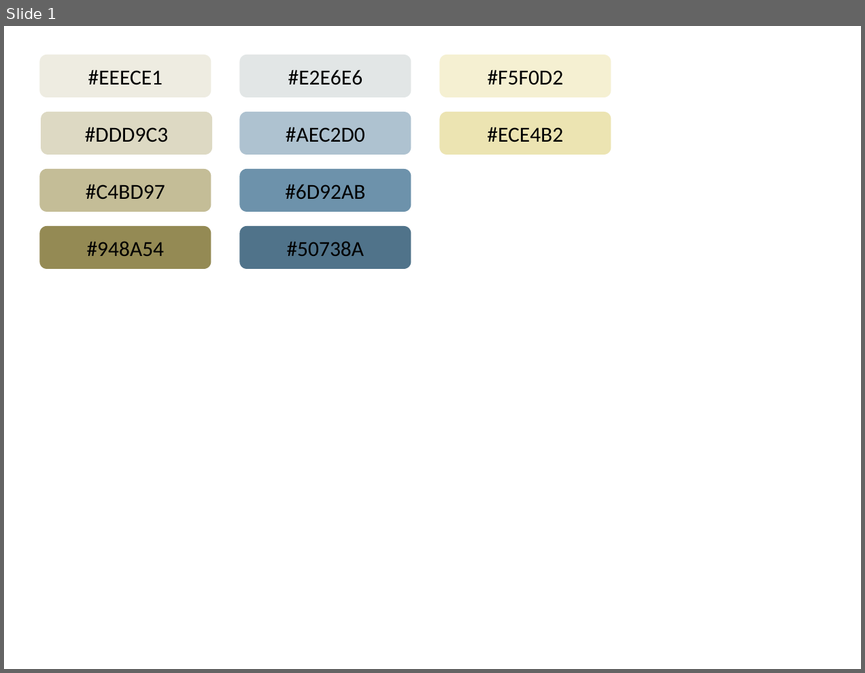
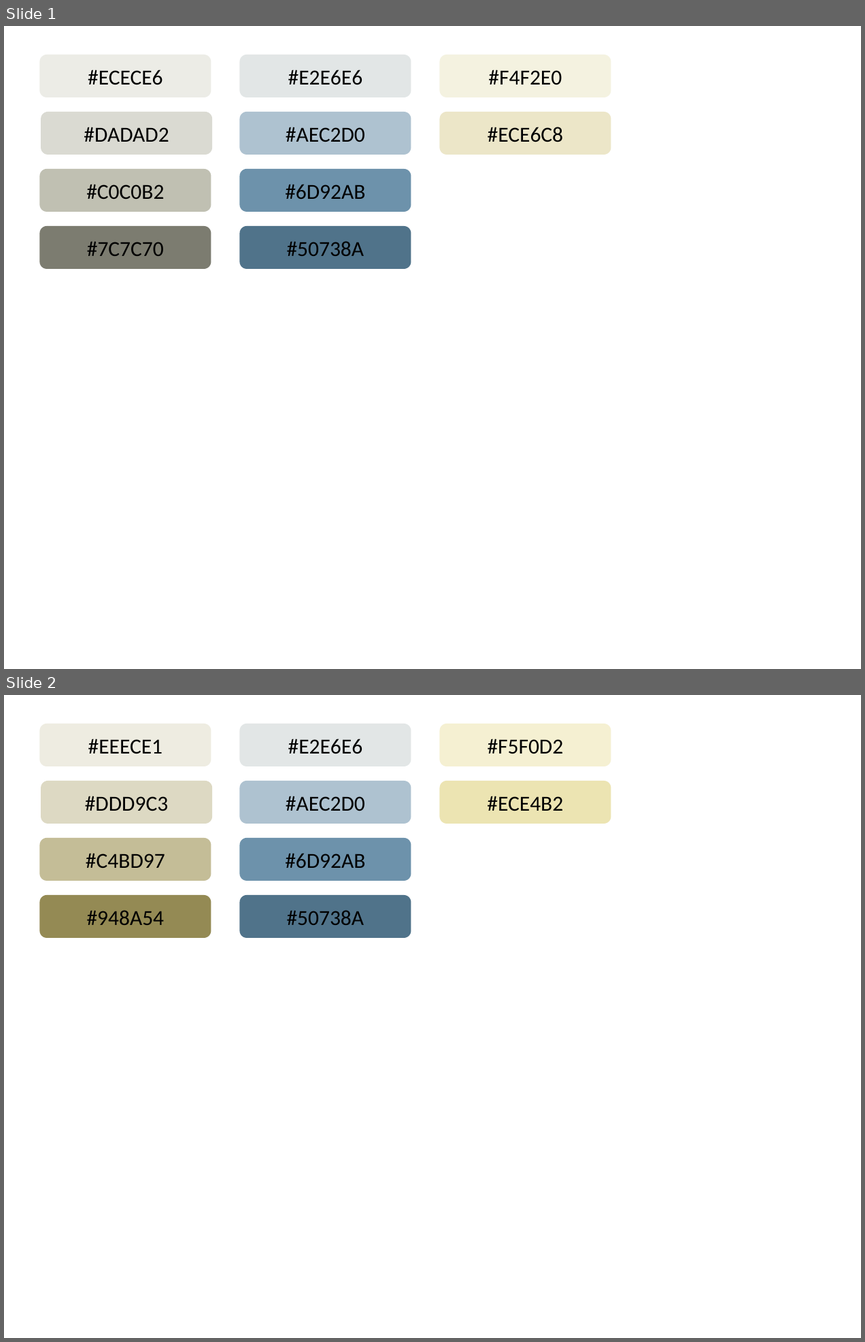
Before and after one commit to ogazitt/zaplify, a slide deck: documents/design/webportal/Web Portal Design Graphics.pptx. Shown one above the other, each under a label of ours: slide 1 before the commit, slides 1 and 2 after it. The pictures are 865x673 and 865x1342 pixels, drawn with LibreOffice and Linux fonts; fonts in the diff are those of the drawing. Boxes give left, top, right and bottom in pixels: in the first picture for what was removed or moved away, otherwise in the second. Text is boxed around its words. In the diff, an @@ line names an element or a change of style, - is before the commit and + after.

```diff
--- a/documents/design/webportal/Web Portal Design Graphics.pptx
+++ b/documents/design/webportal/Web Portal Design Graphics.pptx
@@ slide 1 added at [4, 26, 861, 669], background #FFFFFF @@
@@ rounded rectangle added at [40, 55, 211, 97], fill #ECECE6, 18 pt, text #000000 @@
+#ECECE6
@@ rounded rectangle added at [239, 55, 411, 97], fill #E2E6E6, 18 pt, text #000000 @@
+#E2E6E6
@@ rounded rectangle added at [439, 55, 611, 97], fill #F4F2E0, 18 pt, text #000000 @@
+#F4F2E0
@@ rounded rectangle added at [41, 112, 212, 155], fill #DADAD2, 18 pt, text #000000 @@
+#DADAD2
@@ rounded rectangle added at [239, 112, 411, 155], fill #AEC2D0, 18 pt, text #000000 @@
+#AEC2D0
@@ rounded rectangle added at [439, 112, 611, 155], fill #ECE6C8, 18 pt, text #000000 @@
+#ECE6C8
@@ rounded rectangle added at [40, 169, 211, 212], fill #C0C0B2, 18 pt, text #000000 @@
+#C0C0B2
@@ rounded rectangle added at [239, 169, 411, 212], fill #6D92AB, 18 pt, text #000000 @@
+#6D92AB
@@ rounded rectangle added at [40, 226, 211, 269], fill #7C7C70, 18 pt, text #000000 @@
+#7C7C70
@@ rounded rectangle added at [239, 226, 411, 269], fill #50738A, 18 pt, text #000000 @@
+#50738A
@@ what was slide 1 is now slide 2 @@
```
Also in this commit, not shown: 1 other slide added, 6 other files.
